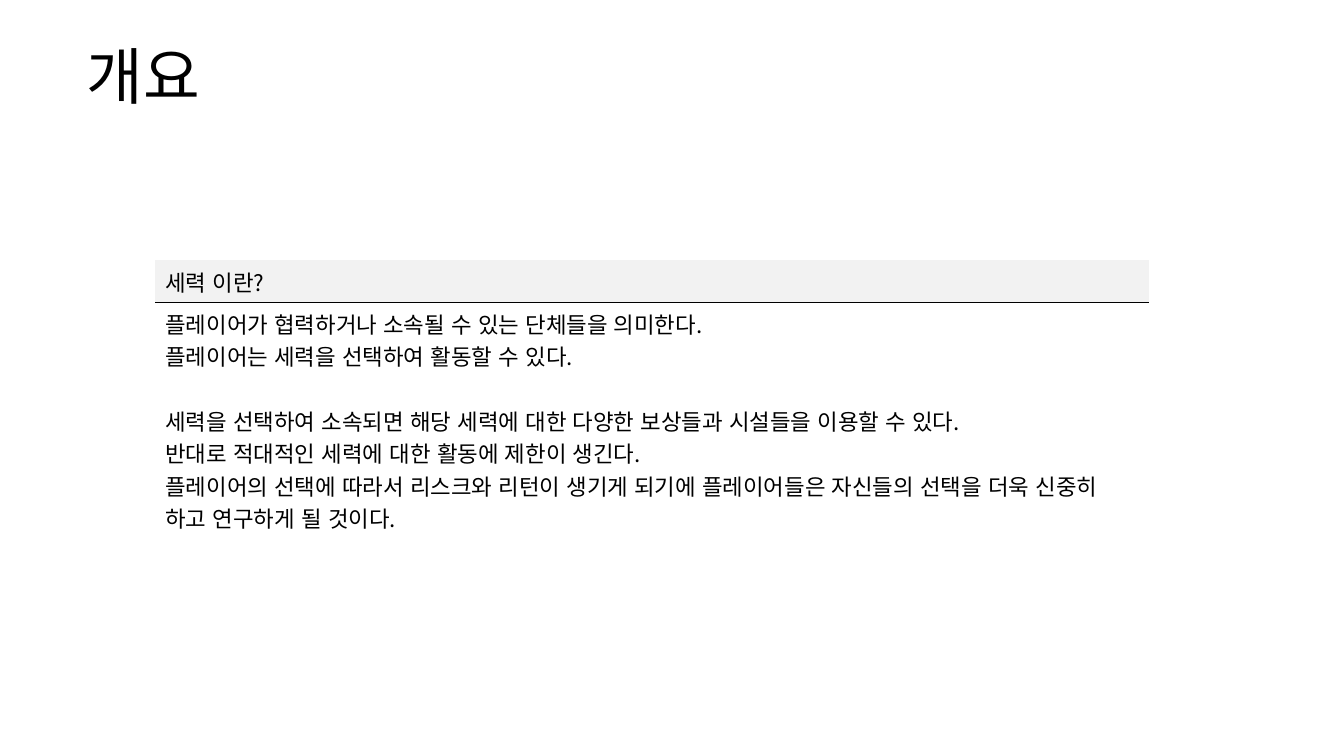
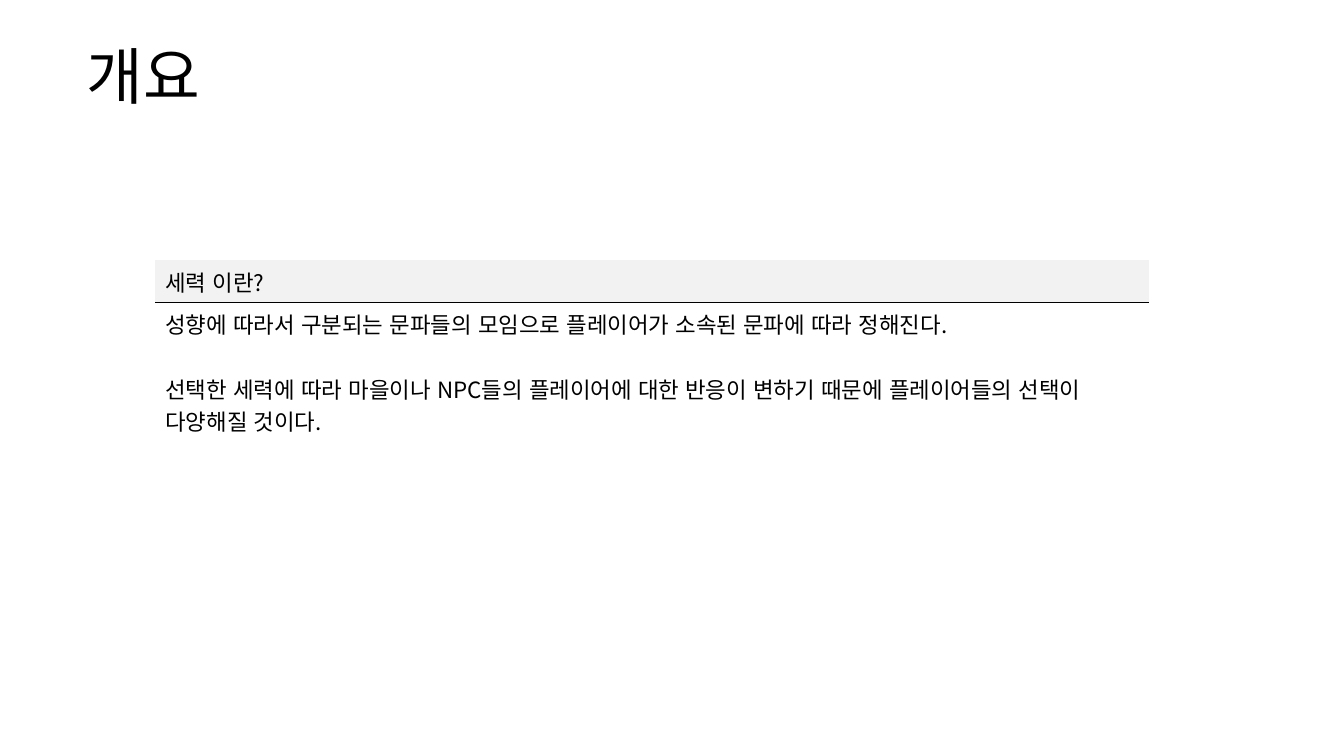
Before and after one commit to yjk0401/unityenginebasic_9th, a slide deck: slide 3 of 기획/방랑엽사전/세력 시스템 기획서.pptx. Drawn at 1344x756 pixels with LibreOffice and Linux fonts; fonts in the diff are those of the drawing. Boxes give left, top, right and bottom in pixels: in the first picture for what was removed or moved away, otherwise in the second. Text is boxed around its words. In the diff, an @@ line names an element or a change of style, - is before the commit and + after.

```diff
--- a/기획/방랑엽사전/세력 시스템 기획서.pptx
+++ b/기획/방랑엽사전/세력 시스템 기획서.pptx
@@ table at [155,260,1148,436] @@
-row 2, column 1: 플레이어가 협력하거나 소속될 수 있는 단체들을 의미한다. / 플레이어는 세력을 선택하여 활동할 수 있다. / 세력을 선택하여 소속되면 해당 세력에 대한 다양한 보상들과 시설들을 이용할 수 있다. / 반대로 적대적인 세력에 대한 활동에 제한이 생긴다. / 플레이어의 선택에 따라서 리스크와 리턴이 생기게 되기에 플레이어들은 자신들의 선택을 더욱 신중히 하고 연구하게 될 것이다.
+row 2, column 1: 성향에 따라서 구분되는 문파들의 모임으로 플레이어가 소속된 문파에 따라 정해진다. / 선택한 세력에 따라 마을이나 NPC들의 플레이어에 대한 반응이 변하기 때문에 플레이어들의 선택이 다양해질 것이다.
```
Also in this commit, not shown: 1 slide added, 1 other file.
